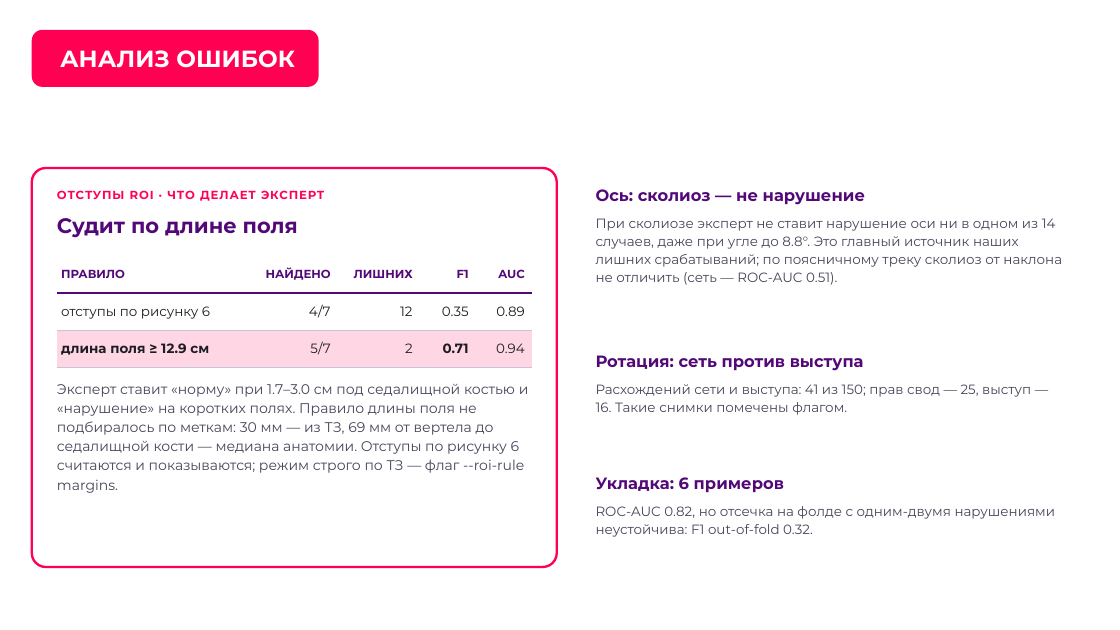
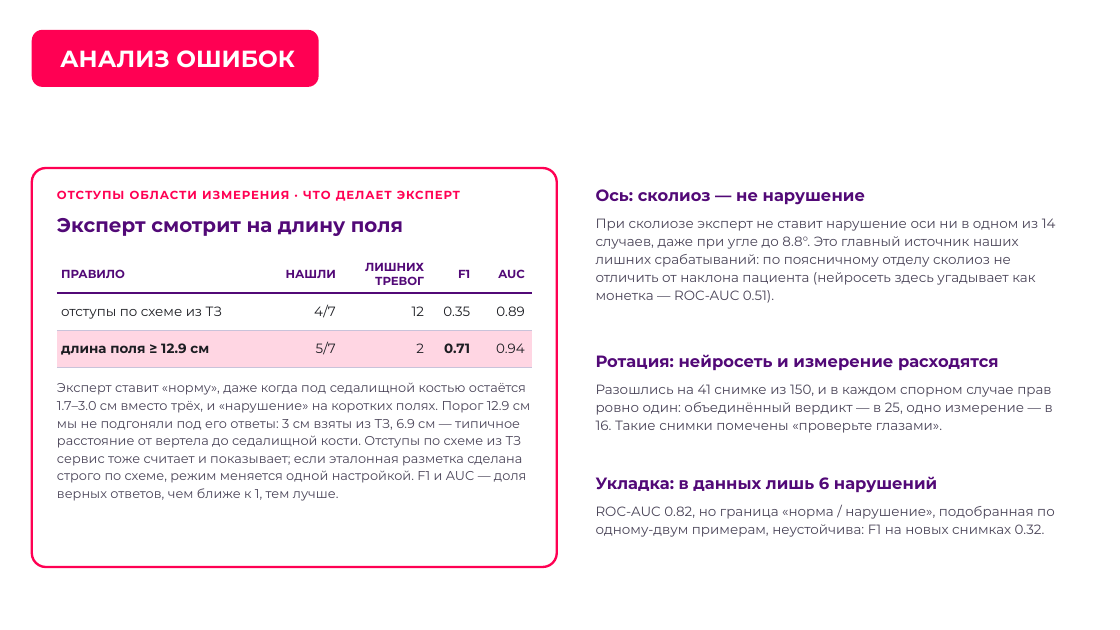
Before and after one commit to theorcos239/LCT_2026, a slide deck: slide 17 of docs/presentation/DXA_QC_pitch.pptx. Drawn at 1120x630 pixels with LibreOffice and Linux fonts; fonts in the diff are those of the drawing; background and template pictures are left out. Boxes give left, top, right and bottom in pixels: in the first picture for what was removed or moved away, otherwise in the second. Text is boxed around its words. In the diff, an @@ line names an element or a change of style, - is before the commit and + after.

```diff
--- a/docs/presentation/DXA_QC_pitch.pptx
+++ b/docs/presentation/DXA_QC_pitch.pptx
@@ text at (57,190,460,201): text changed @@
-ОТСТУПЫ ROI · ЧТО ДЕЛАЕТ ЭКСПЕРТ
+ОТСТУПЫ ОБЛАСТИ ИЗМЕРЕНИЯ · ЧТО ДЕЛАЕТ ЭКСПЕРТ
@@ text at (57,218,403,236): text changed; size 18 to 17 pt @@
-Судит по длине поля
+Эксперт смотрит на длину поля
@@ text at (596,218,1056,303): text changed @@
-При сколиозе эксперт не ставит нарушение оси ни в одном из 14 случаев, даже при угле до 8.8°. Это главный источник наших лишних срабатываний; по поясничному треку сколиоз от наклона не отличить (сеть — ROC-AUC 0.51).
+При сколиозе эксперт не ставит нарушение оси ни в одном из 14 случаев, даже при угле до 8.8°. Это главный источник наших лишних срабатываний: по поясничному отделу сколиоз не отличить от наклона пациента (нейросеть здесь угадывает как монетка — ROC-AUC 0.51).
@@ table at (57,256,532,367) @@
-row 1, column 2: НАЙДЕНО
+row 1, column 2: НАШЛИ
-row 1, column 3: ЛИШНИХ
+row 1, column 3: ЛИШНИХ ТРЕВОГ
-row 2, column 1: отступы по рисунку 6
+row 2, column 1: отступы по схеме из ТЗ
@@ text at (596,354,998,371): text changed @@
-Ротация: сеть против выступа
+Ротация: нейросеть и измерение расходятся
@@ text at (57,383,530,501): text changed; size 12 to 11 pt @@
-Эксперт ставит «норму» при 1.7–3.0 см под седалищной костью и «нарушение» на коротких полях. Правило длины поля не подбиралось по меткам: 30 мм — из ТЗ, 69 мм от вертела до седалищной кости — медиана анатомии. Отступы по рисунку 6 считаются и показываются; режим строго по ТЗ — флаг --roi-rule margins.
+Эксперт ставит «норму», даже когда под седалищной костью остаётся 1.7–3.0 см вместо трёх, и «нарушение» на коротких полях. Порог 12.9 см мы не подгоняли под его ответы: 3 см взяты из ТЗ, 6.9 см — типичное расстояние от вертела до седалищной кости. Отступы по схеме из ТЗ сервис тоже считает и показывает; если эталонная разметка сделана строго по схеме, режим меняется одной настройкой. F1 и AUC — доля верных ответов, чем ближе к 1, тем лучше.
@@ text at (596,384,1053,433): text changed @@
-Расхождений сети и выступа: 41 из 150; прав свод — 25, выступ — 16. Такие снимки помечены флагом.
+Разошлись на 41 снимке из 150, и в каждом спорном случае прав ровно один: объединённый вердикт — в 25, одно измерение — в 16. Такие снимки помечены «проверьте глазами».
@@ text at (596,476,937,493): text changed @@
-Укладка: 6 примеров
+Укладка: в данных лишь 6 нарушений
@@ text at (596,506,1055,537): text changed @@
-ROC-AUC 0.82, но отсечка на фолде с одним-двумя нарушениями неустойчива: F1 out-of-fold 0.32.
+ROC-AUC 0.82, но граница «норма / нарушение», подобранная по одному-двум примерам, неустойчива: F1 на новых снимках 0.32.
```
Also in this commit, not shown: 23 other slides changed, 1 slide added, 1 slide removed, 32 other files.
